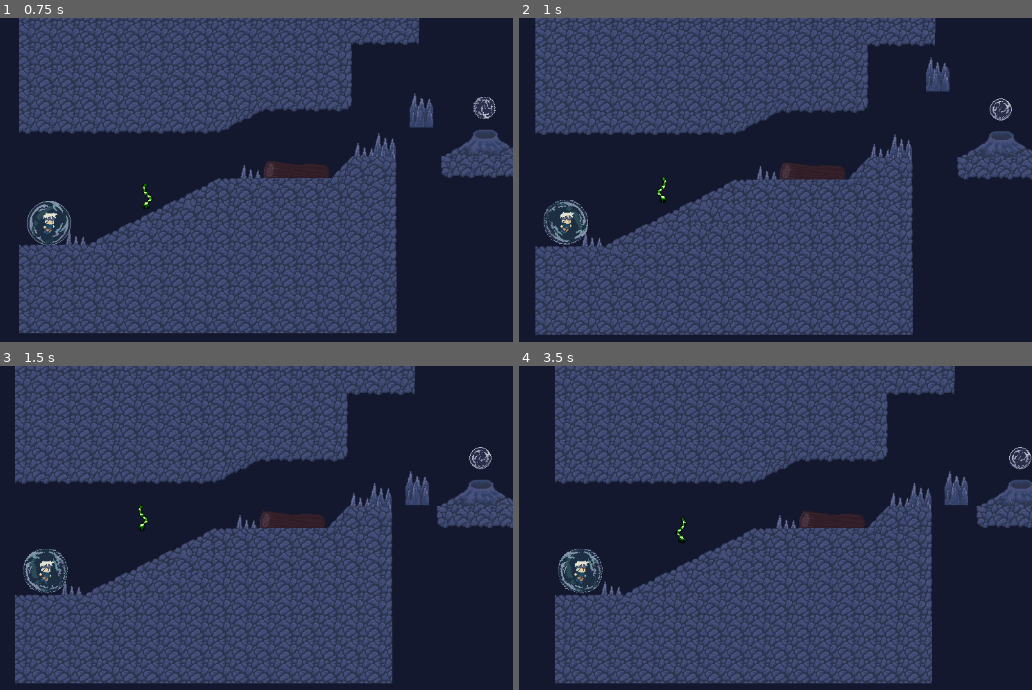
Above: before the commit, frames 1-4 (two rows, left to right).
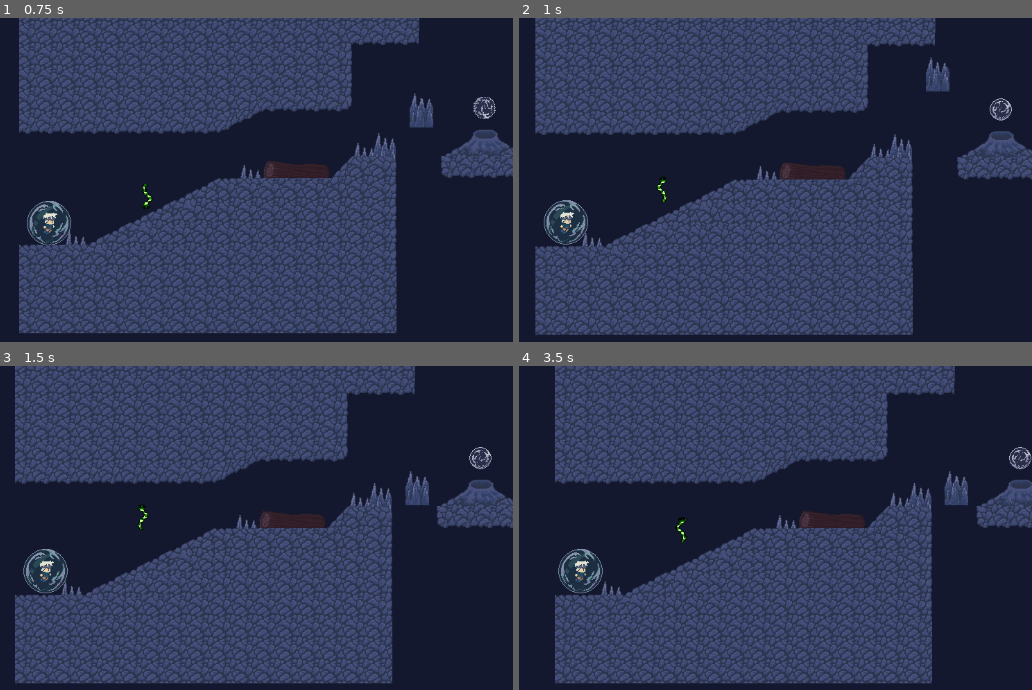
Above: after the commit, the same moments.

Repository: Neniuk/madu-bubble
Game: Godot game, scene res://scenes/game.tscn
Two runs of this game, one before a commit and one after it. Both use one fixed random seed, a clock stepped at 60 frames per second and the inputs below.
Inputs:
- Up to frame 1 (0.75 s): hold D (move_right) from 0.53 s (still down)
- Up to frame 2 (1 s): keep holding D (move_right); tap Space (jump) at 0.77 s
- Up to frame 3 (1.5 s): keep holding D (move_right)
- Up to frame 4 (3.5 s): tap Space (jump) at 1.52, 3.02 s; release D (move_right) at 2.03 s; hold Left (move_left) 2.03-2.78 s; hold D (move_right) from 2.78 s (still down)

Frame 1 is identical in both runs. In frame 2, 0.5% of the frame differs, in the area x 4-29%, y 49-71%; in frame 3, 0.6%; in frame 4, 0.6%, in the area x 7-33%, y 46-71%.

Commit message:
adding change direction for snake

Diff:
--- a/scripts/player.gd
+++ b/scripts/player.gd
@@ -28,7 +28,7 @@
 	if direction_x == 0 && direction_y == 0:
 		animated_sprite_2d.play("idle")
 	else:
-		animated_sprite_2d.play("move")
+		animated_sprite_2d.play("walk")
 
 	if direction_x:
 		velocity.x = direction_x * SPEED
--- a/scripts/snake.gd
+++ b/scripts/snake.gd
@@ -3,6 +3,7 @@
 const SPEED = 60
 @onready var ray_cast_up: RayCast2D = $RayCastUp
 @onready var ray_cast_down: RayCast2D = $RayCastDown
+@onready var animated_sprite_2d: AnimatedSprite2D = $AnimatedSprite2D
 
 var direction = 1
 
@@ -15,6 +16,8 @@
 func _process(delta: float) -> void:
 	if ray_cast_down.is_colliding():
 		direction = -1
+		animated_sprite_2d.flip_v = true
 	if ray_cast_up.is_colliding():
 		direction = 1
+		animated_sprite_2d.flip_v = false
 	position.y += direction * SPEED * delta
Not shown: 1 places in scenes/game.tscn that only renumber resources
